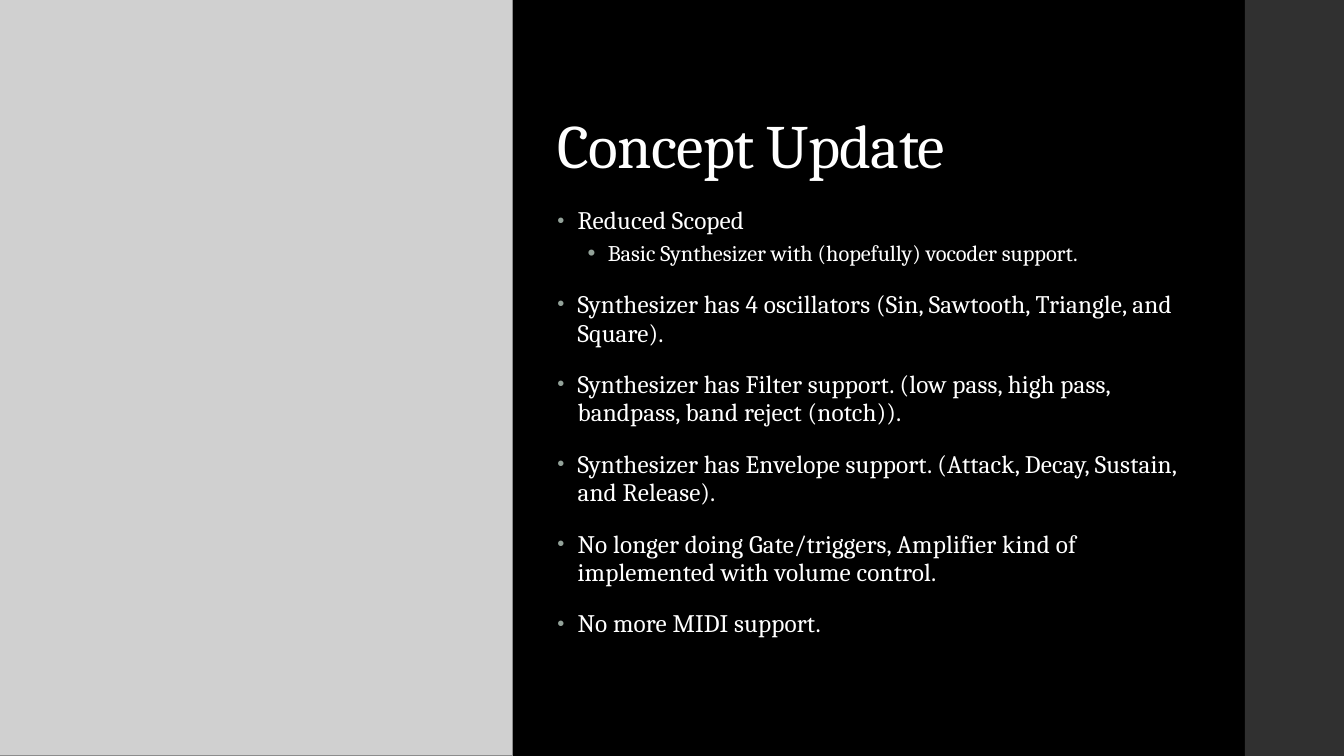
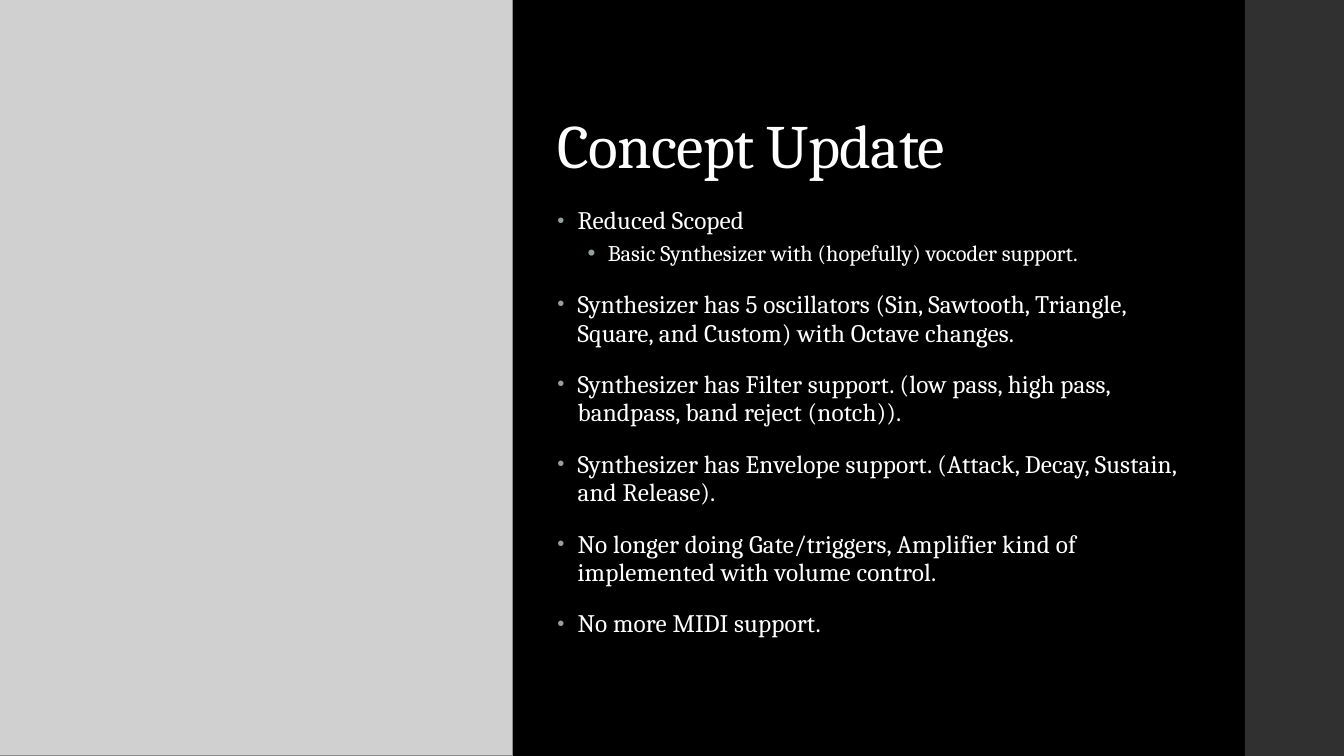
Before and after one commit to TheJMaster28/Pure-Data-Synth, a slide deck: slide 2 of Progress-Check/Concept_Sketch_Pres.pptx. Drawn at 1344x756 pixels with LibreOffice and Linux fonts; fonts in the diff are those of the drawing; grey boxes stand for pictures. Boxes give left, top, right and bottom in pixels: in the first picture for what was removed or moved away, otherwise in the second. Text is boxed around its words. In the diff, an @@ line names an element or a change of style, - is before the commit and + after.

```diff
--- a/Progress-Check/Concept_Sketch_Pres.pptx
+++ b/Progress-Check/Concept_Sketch_Pres.pptx
@@ text at bbox=[578, 295, 1127, 348]: text changed @@
-• Synthesizer has 4 oscillators (Sin, Sawtooth, Triangle, and Square).
+• Synthesizer has 5 oscillators (Sin, Sawtooth, Triangle, Square, and Custom) with Octave changes.
```
Also in this commit, not shown: 1 other slide changed, 16 other files.
